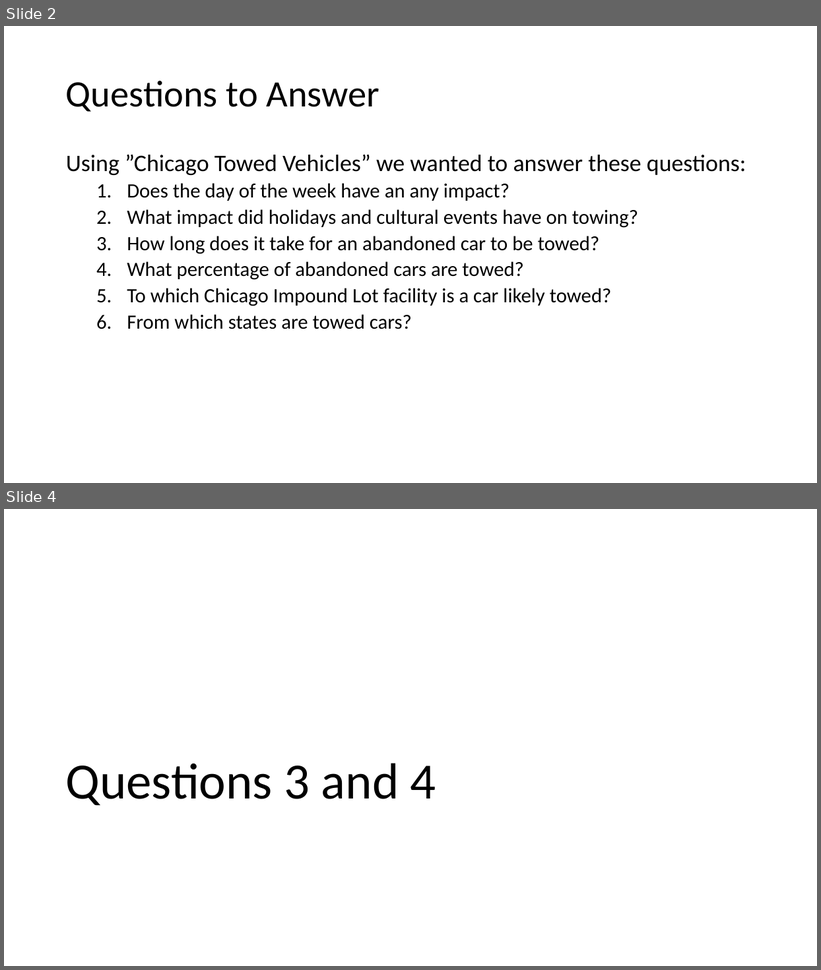
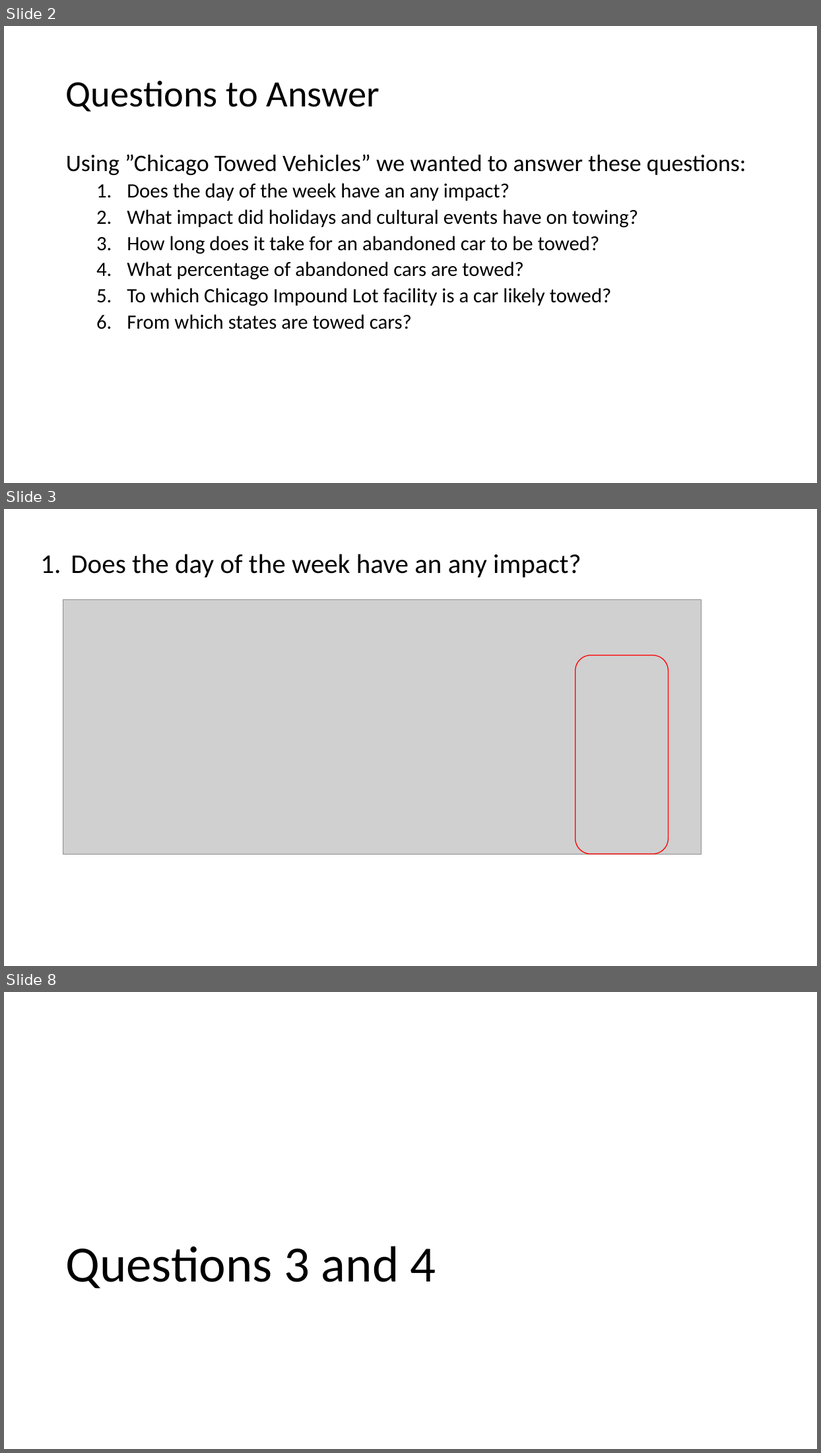
Before and after one commit to yegeyang/Project_1, a slide deck: Project1.pptx. Shown one above the other, each under a label of ours: slides 2 and 4 before the commit, slides 2, 3 and 8 after it; the slides between them are not shown. The pictures are 821x970 and 821x1453 pixels, drawn with LibreOffice and Linux fonts; fonts in the diff are those of the drawing; grey boxes stand for pictures. Boxes give left, top, right and bottom in pixels: in the first picture for what was removed or moved away, otherwise in the second. Text is boxed around its words. In the diff, an @@ line names an element or a change of style, - is before the commit and + after.

```diff
--- a/Project1.pptx
+++ b/Project1.pptx
@@ slide 3 added at (x1=4, y1=509, x2=817, y2=966), background #FFFFFF @@
@@ text added at (x1=71, y1=554, x2=582, y2=578), 32 pt, text #000000 @@
+  1. Does the day of the week have an any impact?
@@ picture added at (x1=63, y1=600, x2=701, y2=854) @@
@@ rounded rectangle added at (x1=576, y1=656, x2=668, y2=854), outline #FF0000 1 pt @@
@@ what was slide 4 is now slide 8 @@
```
Also in this commit, not shown: 1 slide changed, 4 other slides added, 1 slide removed, 4 other files.
